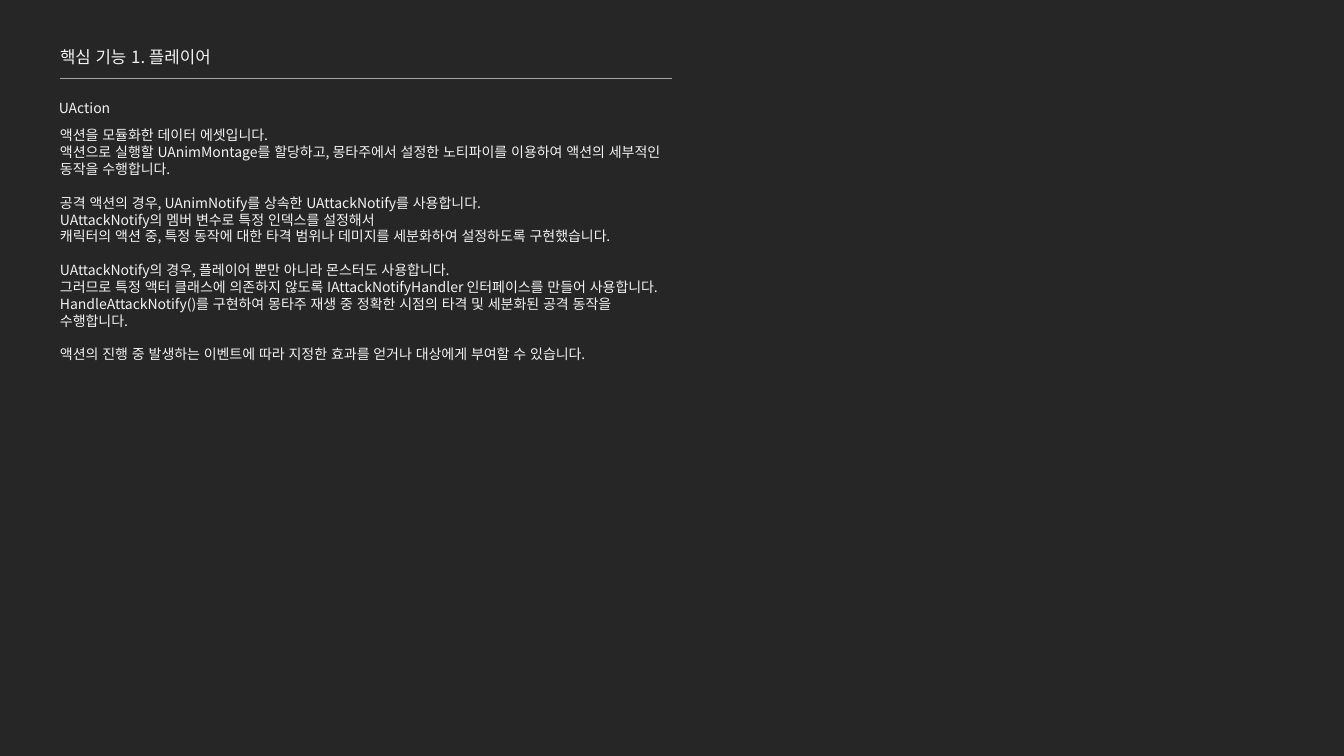
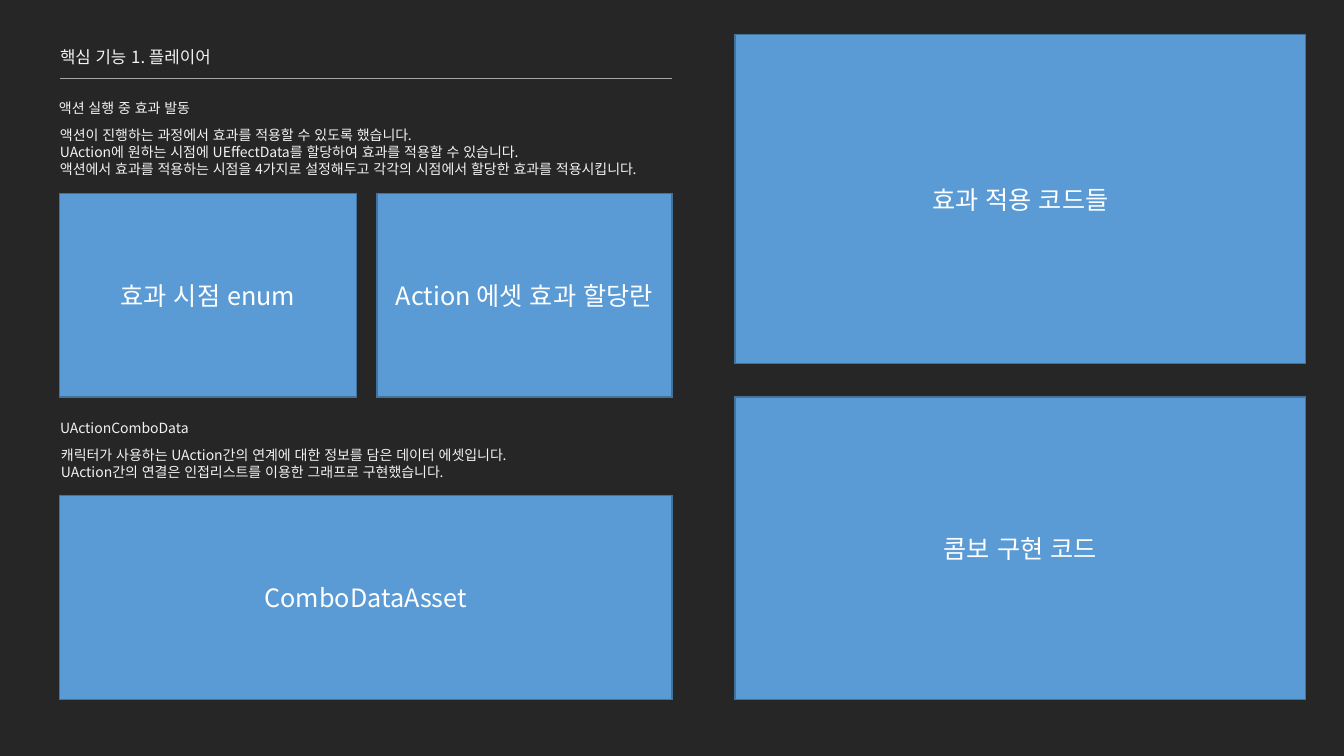
Before and after one commit to jhk0701/project-ARPGHunter, a slide deck: slide 13 of Docs/UnrealEngine_문서_김정환.pptx. Drawn at 1344x756 pixels with LibreOffice and Linux fonts; fonts in the diff are those of the drawing. Boxes give left, top, right and bottom in pixels: in the first picture for what was removed or moved away, otherwise in the second. Text is boxed around its words. In the diff, an @@ line names an element or a change of style, - is before the commit and + after.

```diff
--- a/Docs/UnrealEngine_문서_김정환.pptx
+++ b/Docs/UnrealEngine_문서_김정환.pptx
@@ rectangle added at (x1=735, y1=34, x2=1306, y2=363), fill #5B9BD5, outline #43739E 1 pt, 18 pt, text #FFFFFF @@
+효과 적용 코드들
@@ text at (x1=59, y1=101, x2=190, y2=114): text changed @@
-UAction
+액션 실행 중 효과 발동
@@ text at (x1=60, y1=128, x2=637, y2=175): text changed @@
-액션을 모듈화한 데이터 에셋입니다.
-액션으로 실행할 UAnimMontage를 할당하고, 몽타주에서 설정한 노티파이를 이용하여 액션의 세부적인 동작을 수행합니다.
-공격 액션의 경우, UAnimNotify를 상속한 UAttackNotify를 사용합니다.
-UAttackNotify의 멤버 변수로 특정 인덱스를 설정해서
-캐릭터의 액션 중, 특정 동작에 대한 타격 범위나 데미지를 세분화하여 설정하도록 구현했습니다.
-UAttackNotify의 경우, 플레이어 뿐만 아니라 몬스터도 사용합니다.
-그러므로 특정 액터 클래스에 의존하지 않도록 IAttackNotifyHandler 인터페이스를 만들어 사용합니다.
-HandleAttackNotify()를 구현하여 몽타주 재생 중 정확한 시점의 타격 및 세분화된 공격 동작을 수행합니다.
-액션의 진행 중 발생하는 이벤트에 따라 지정한 효과를 얻거나 대상에게 부여할 수 있습니다.
+액션이 진행하는 과정에서 효과를 적용할 수 있도록 했습니다.
+UAction에 원하는 시점에 UEffectData를 할당하여 효과를 적용할 수 있습니다.
+액션에서 효과를 적용하는 시점을 4가지로 설정해두고 각각의 시점에서 할당한 효과를 적용시킵니다.
@@ rectangle added at (x1=59, y1=194, x2=357, y2=397), fill #5B9BD5, outline #43739E 1 pt, 18 pt, text #FFFFFF @@
+효과 시점 enum
@@ rectangle added at (x1=377, y1=194, x2=673, y2=397), fill #5B9BD5, outline #43739E 1 pt, 18 pt, text #FFFFFF @@
+Action 에셋 효과 할당란
@@ rectangle added at (x1=735, y1=397, x2=1306, y2=700), fill #5B9BD5, outline #43739E 1 pt, 18 pt, text #FFFFFF @@
+콤보 구현 코드
@@ text added at (x1=60, y1=422, x2=189, y2=433), 10 pt, text #F2F2F2 @@
+UActionComboData
@@ text added at (x1=61, y1=448, x2=507, y2=478), 10 pt, text #F2F2F2 @@
+캐릭터가 사용하는 UAction간의 연계에 대한 정보를 담은 데이터 에셋입니다.
+UAction간의 연결은 인접리스트를 이용한 그래프로 구현했습니다.
@@ rectangle added at (x1=59, y1=496, x2=673, y2=700), fill #5B9BD5, outline #43739E 1 pt, 18 pt, text #FFFFFF @@
+ComboDataAsset
```
Also in this commit, not shown: 5 other slides changed, 1 slide added, 2 other files.
